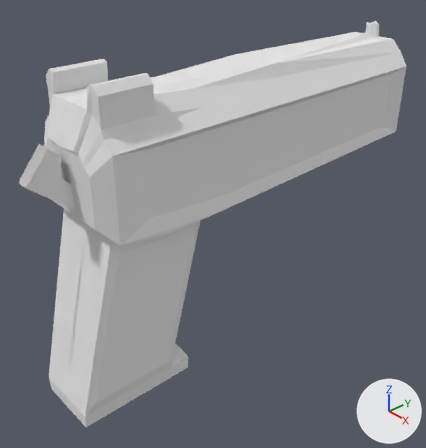
A saved change to the Blender file Assets/Models/Model_Pistol.blend.
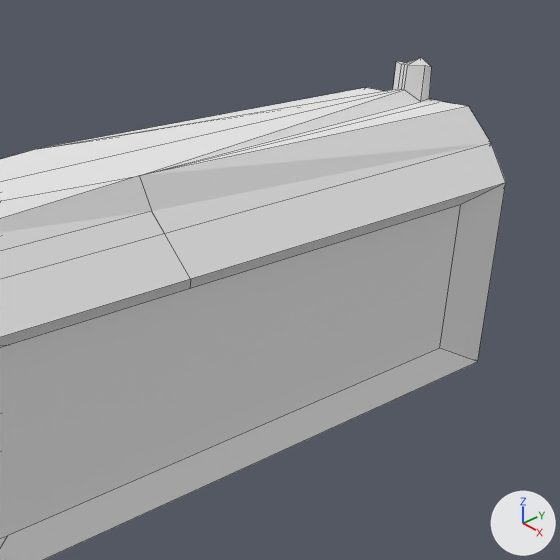
Each version appears first whole from a camera (50 mm lens) standing at (1.183, -0.978, 0.57) and looking at (-0.024, 0.104, -0.332), and next in a close-up on the part from 52% to 100% of the width and 0% to 45% of the height. Arrows for +X, +Y and +Z are at lower right; the lights stay in place. The close-ups show mesh edges as thin lines.
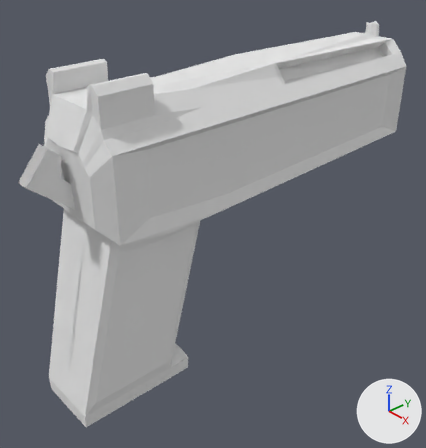
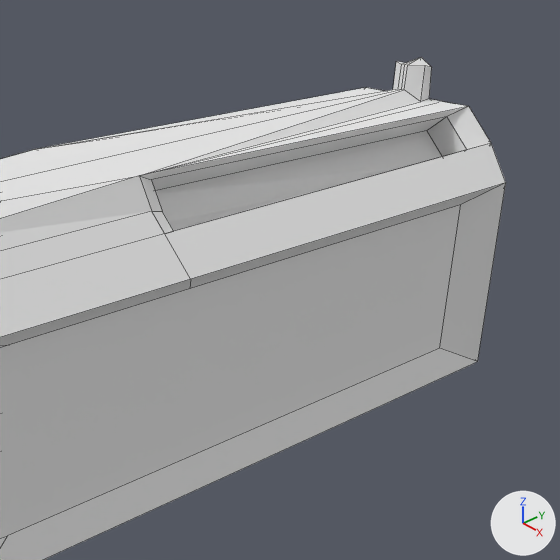
Location of each change, (x1, y1, x2, y2) in pixels of the close-ups (560 x 560 px):
part 1 of me_cube, built on
    both: (140, 106, 491, 234)

Patch to the scene script:
```diff
--- a/Assets/Models/Model_Pistol.blend.py
+++ b/Assets/Models/Model_Pistol.blend.py
@@ me_cube @@
 me_cube.from_pydata(...)  # 151 vertices, 130 faces; spans x -0.46..1.0, y -1.26..1.13, z -4.73..1.45
 # used by ob_cube; location = (0.0, 0.238, 0.0); scale = (0.151, 0.583, 0.151)
 # verts and faces of me_cube; kept vertices keep their numbers, new ones are numbered from 151
 # before: 4 (0.5, 1.0, 1.0) at pixel (468, 106), 15 (0.75, 1.0, 0.75) at pixel (491, 143), 16 (0.5, 0.0, 1.09) at pixel (139, 175), 19 (0.75, 0.0, 0.75) at pixel (164, 233), 23 (0.62, 0.0, 0.88) at pixel (151, 211)
+# me_cube part 1
+delete_faces([(4, 16, 23, 19, 15)])
+verts[151] = (0.46, 0.94, 0.95)  # pixel (446, 116)
+verts[152] = (0.69, 0.94, 0.72)  # pixel (466, 149)
+verts[153] = (0.46, 0.04, 1.02)  # pixel (151, 179)
+verts[154] = (0.69, 0.04, 0.72)  # pixel (173, 231)
+verts[155] = (0.58, 0.04, 0.83)  # pixel (162, 211)
+verts[156] = (0.3, 0.94, 0.81)  # pixel (426, 130)
+verts[157] = (0.52, 0.94, 0.58)
+verts[158] = (0.3, 0.04, 0.89)
+verts[159] = (0.52, 0.04, 0.58)
+verts[160] = (0.41, 0.04, 0.7)
+faces += [(4, 16, 153, 151), (151, 153, 158, 156), (19, 154, 155, 23), (15, 152, 154, 19), (16, 23, 155, 153), (4, 151, 152, 15)]
+faces += [(156, 158, 160, 159, 157), (154, 159, 160, 155), (152, 157, 159, 154), (153, 155, 160, 158), (151, 156, 157, 152)]
 me_cube.materials.append(mat_material)
```
